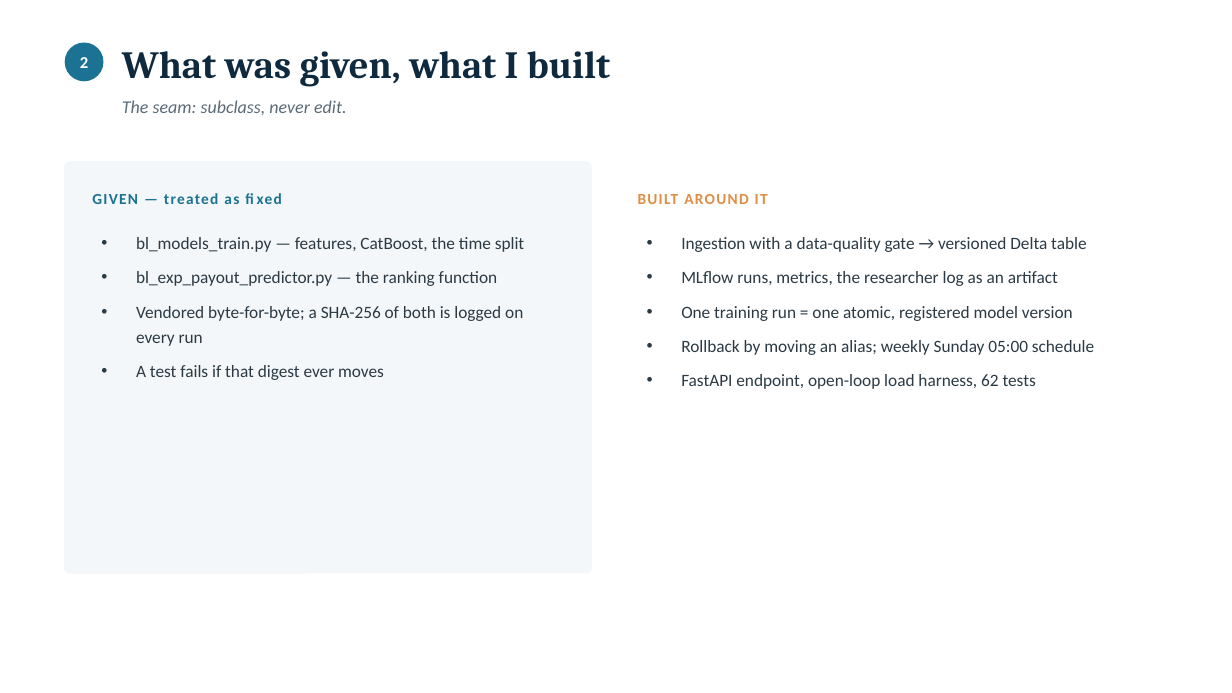
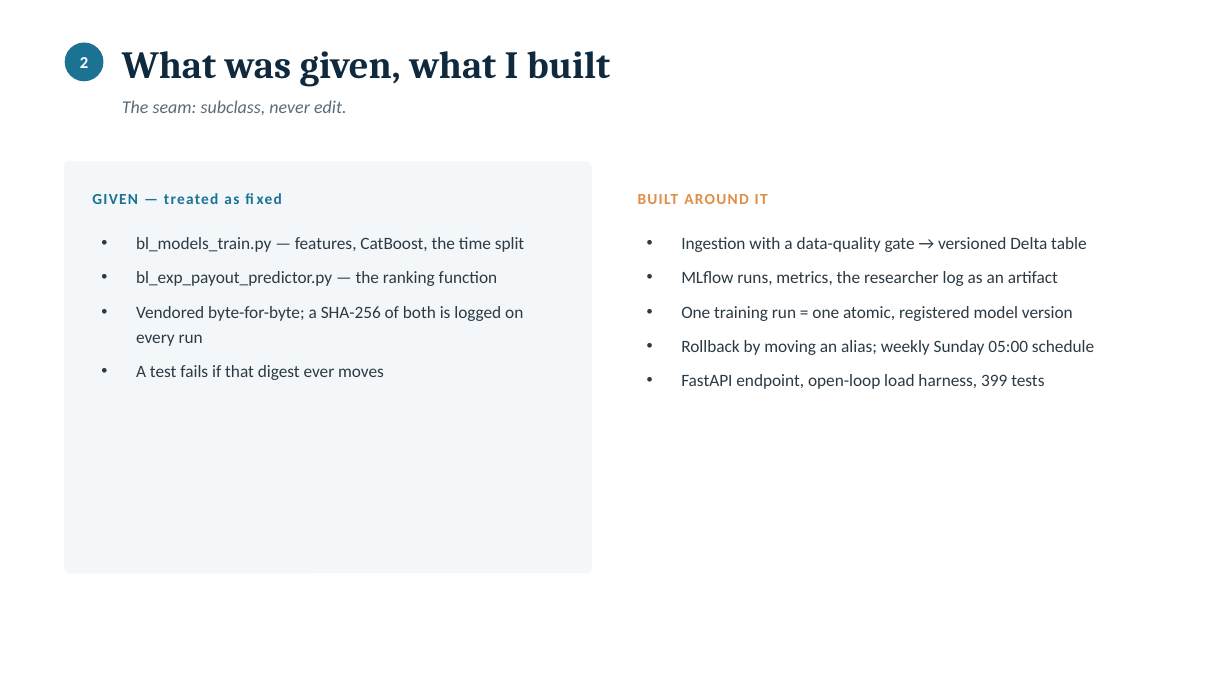
Before and after one commit to yonaoh10/Schemathics, a slide deck: slide 2 of docs/BL_ranking_part2.pptx. Drawn at 1232x693 pixels with LibreOffice and Linux fonts; fonts in the diff are those of the drawing. Boxes give left, top, right and bottom in pixels: in the first picture for what was removed or moved away, otherwise in the second. Text is boxed around its words. In the diff, an @@ line names an element or a change of style, - is before the commit and + after.

```diff
--- a/docs/BL_ranking_part2.pptx
+++ b/docs/BL_ranking_part2.pptx
@@ text at (x1=681, y1=374, x2=1044, y2=389): text changed @@
-• FastAPI endpoint, open-loop load harness, 62 tests
+• FastAPI endpoint, open-loop load harness, 399 tests
```
Also in this commit, not shown: 8 other slides changed, 10 other files.
